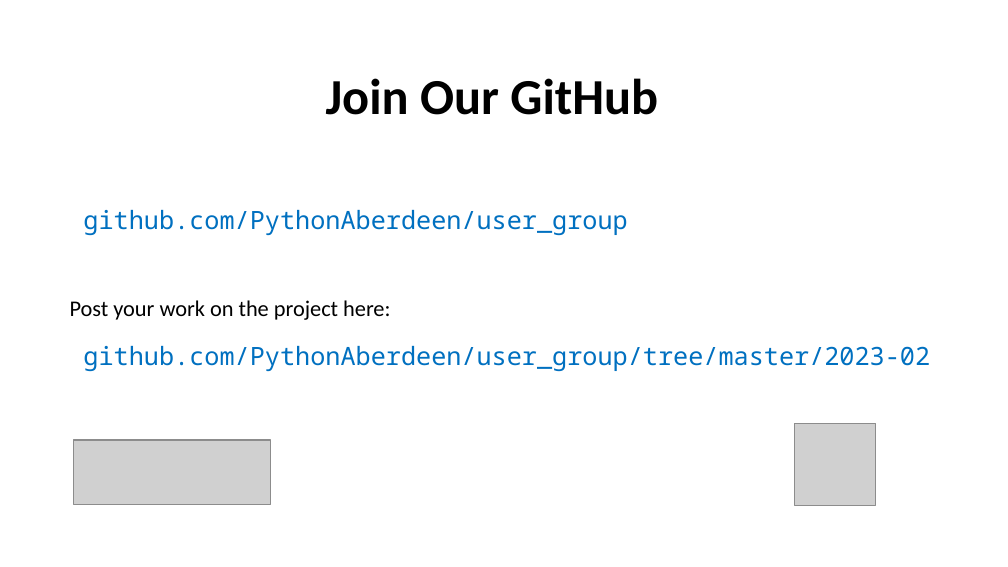
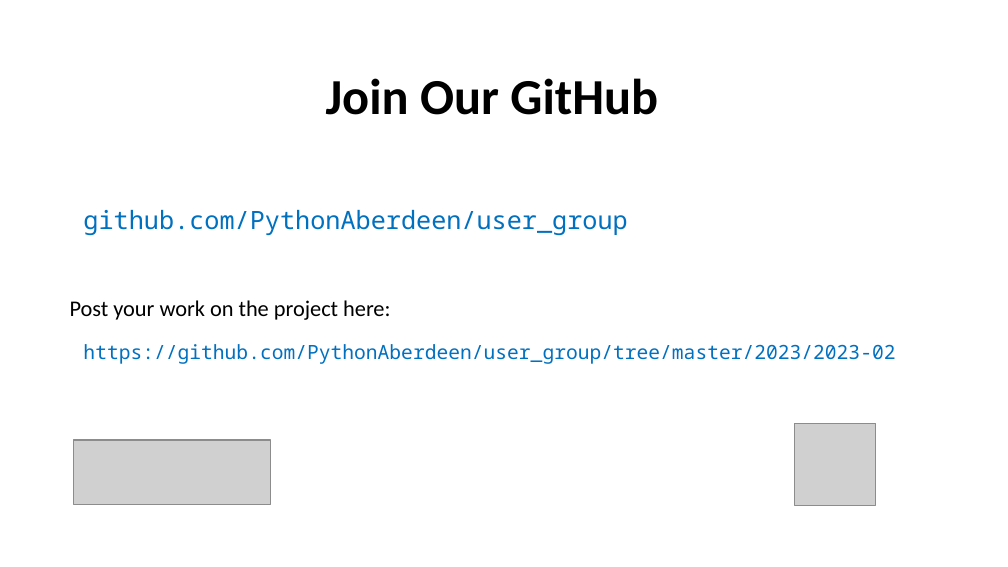
Before and after one commit to leechristie/dice-poker, a slide deck: slide 12 of apug-feb-2023.pptx. Drawn at 1008x567 pixels with LibreOffice and Linux fonts; fonts in the diff are those of the drawing; grey boxes stand for pictures. Boxes give left, top, right and bottom in pixels: in the first picture for what was removed or moved away, otherwise in the second. Text is boxed around its words. In the diff, an @@ line names an element or a change of style, - is before the commit and + after.

```diff
--- a/apug-feb-2023.pptx
+++ b/apug-feb-2023.pptx
@@ text at box(83, 344, 895, 364): text changed; size 18 to 14 pt @@
-github.com/PythonAberdeen/user_group/tree/master/2023-02
+https://github.com/PythonAberdeen/user_group/tree/master/2023/2023-02
```
Also in this commit, not shown: 1 other slide changed.
